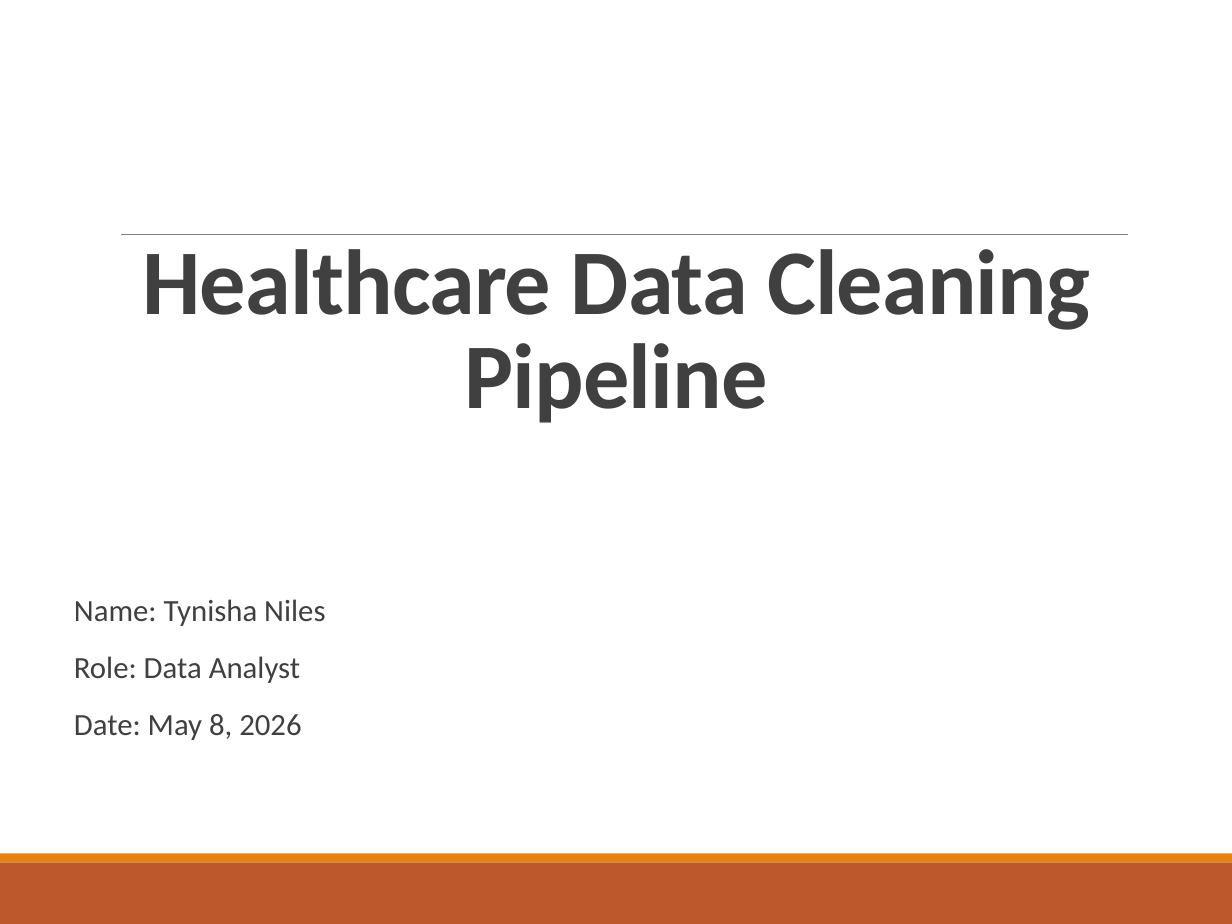
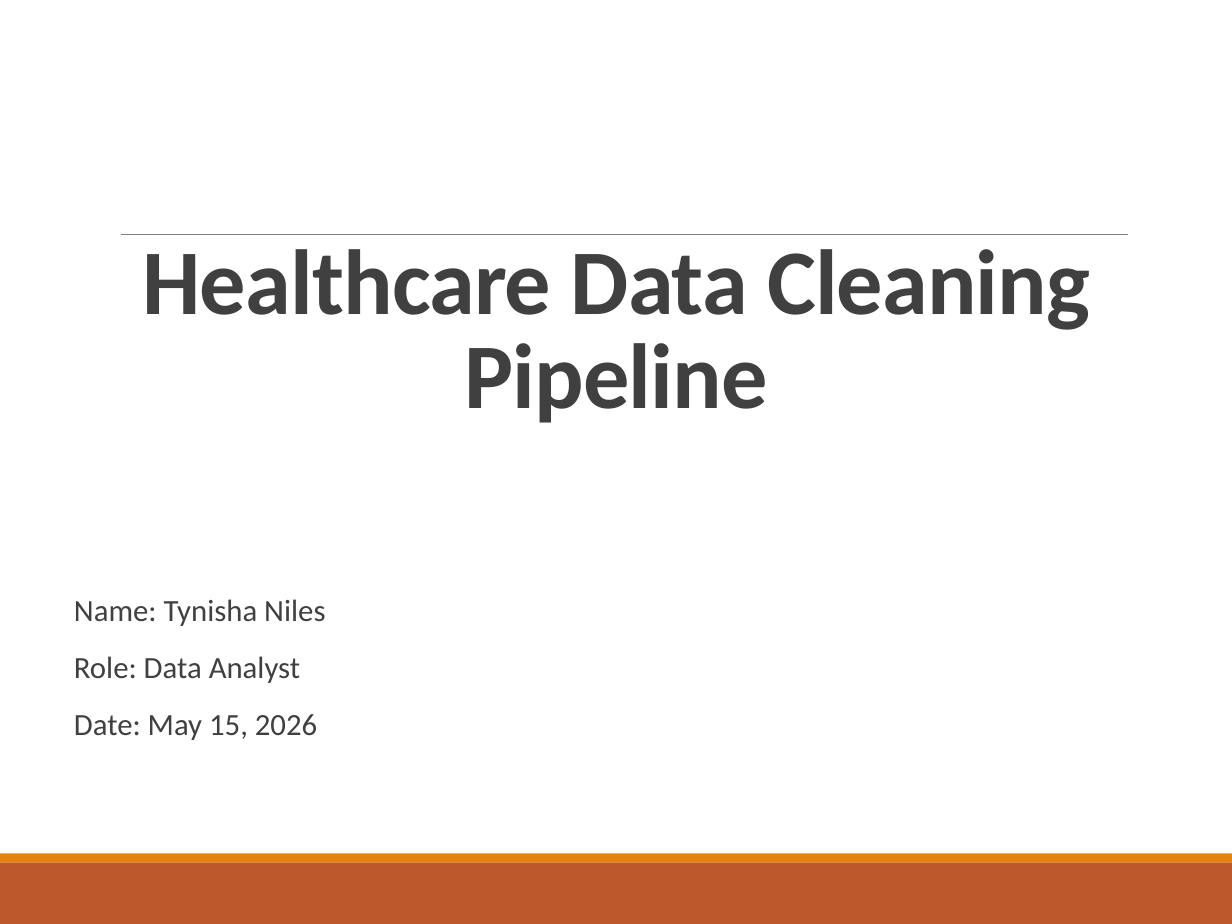
Before and after one commit to TynishaN/healthcare_cleaning_pipeline, a slide deck: slide 1 of presentation/healthcare_pipeline_presentation.pptx. Drawn at 1232x924 pixels with LibreOffice and Linux fonts; fonts in the diff are those of the drawing. Boxes give left, top, right and bottom in pixels: in the first picture for what was removed or moved away, otherwise in the second. Text is boxed around its words. In the diff, an @@ line names an element or a change of style, - is before the commit and + after.

```diff
--- a/presentation/healthcare_pipeline_presentation.pptx
+++ b/presentation/healthcare_pipeline_presentation.pptx
@@ text at box(74, 714, 317, 740): text changed @@
-  Date: May 8, 2026
+  Date: May 15, 2026
```
Also in this commit, not shown: 11 other slides changed, 5 slides removed, 6 other files.
